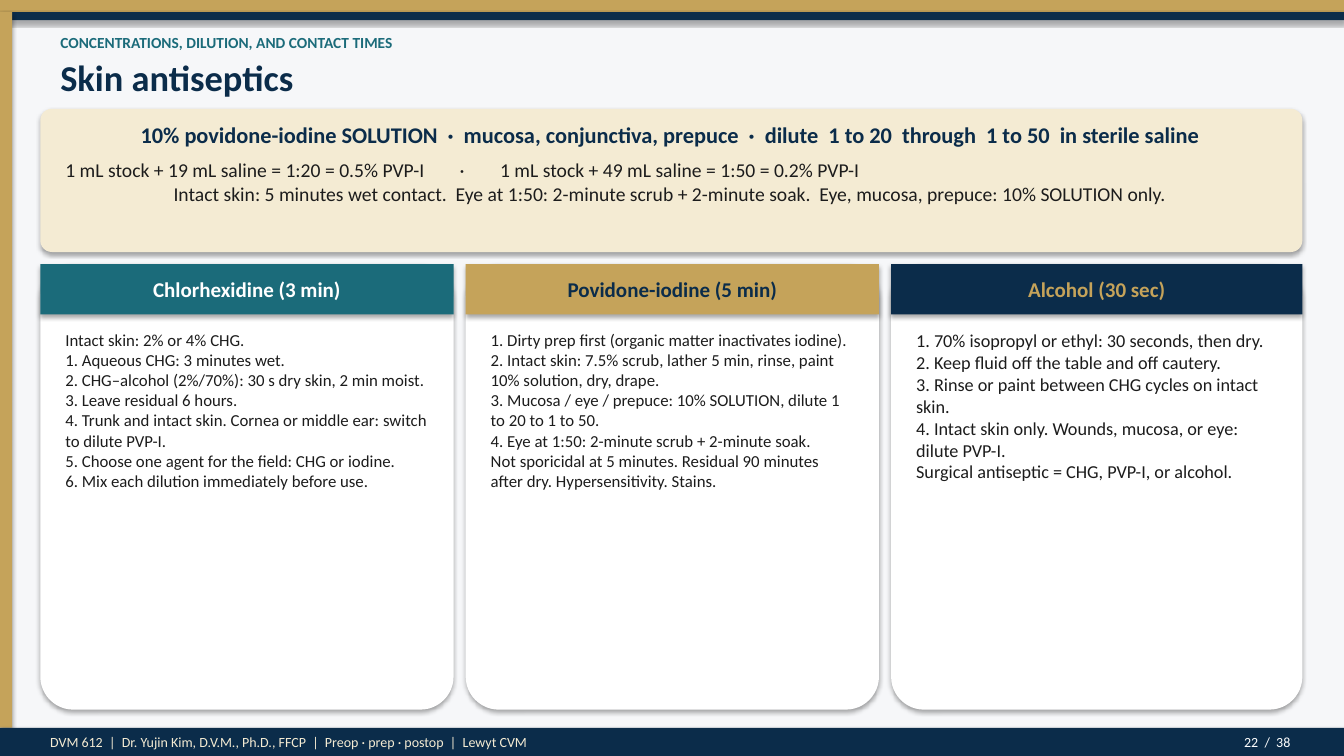
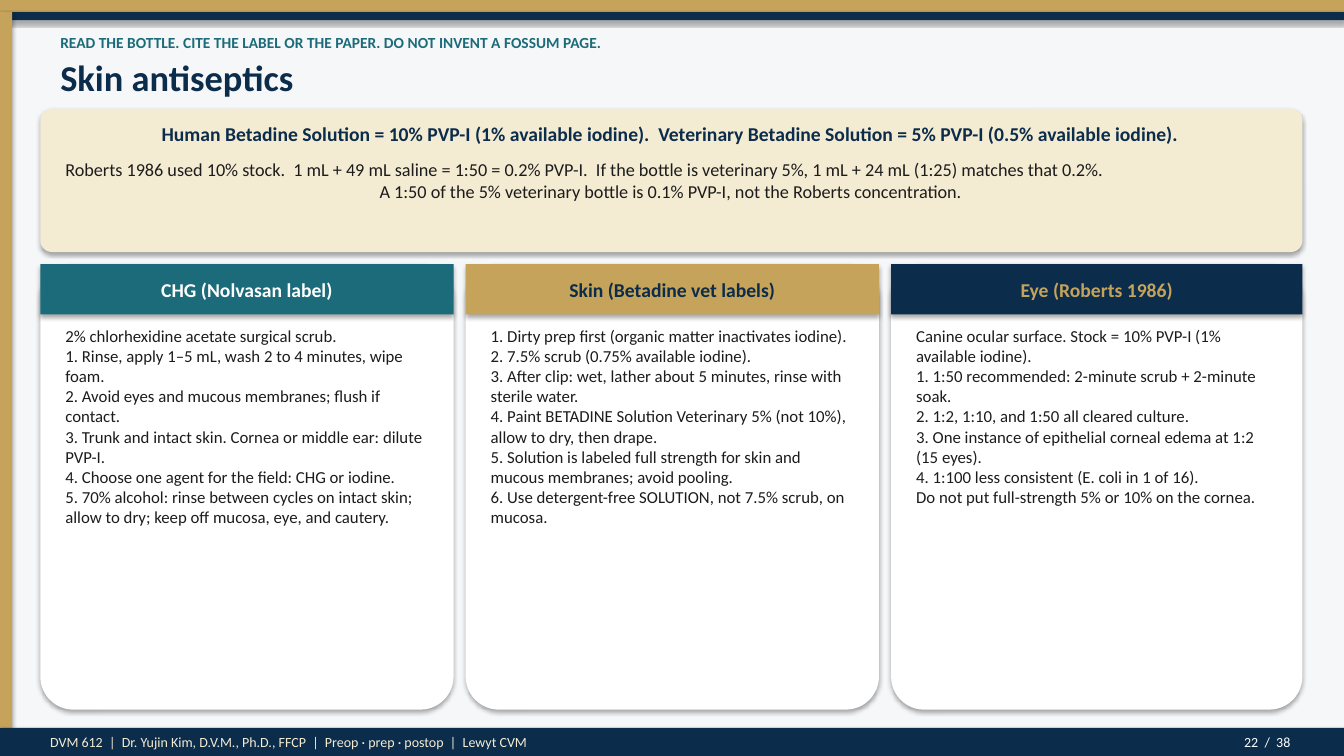
Before and after one commit to drkimvet/happycare, a slide deck: slide 22 of lectures/DVM-612_Week4_Preop_PatientPrep_Postop.pptx. Drawn at 1344x756 pixels with LibreOffice and Linux fonts; fonts in the diff are those of the drawing. Boxes give left, top, right and bottom in pixels: in the first picture for what was removed or moved away, otherwise in the second. Text is boxed around its words. In the diff, an @@ line names an element or a change of style, - is before the commit and + after.

```diff
--- a/lectures/DVM-612_Week4_Preop_PatientPrep_Postop.pptx
+++ b/lectures/DVM-612_Week4_Preop_PatientPrep_Postop.pptx
@@ text at <box>60,38,601,48</box>: text changed @@
-CONCENTRATIONS, DILUTION, AND CONTACT TIMES
+READ THE BOTTLE. CITE THE LABEL OR THE PAPER. DO NOT INVENT A FOSSUM PAGE.
@@ text at <box>162,126,1177,144</box>: text changed; size 16 to 14 pt @@
-10% povidone-iodine SOLUTION · mucosa, conjunctiva, prepuce · dilute 1 to 20 through 1 to 50 in sterile saline
+Human Betadine Solution = 10% PVP-I (1% available iodine). Veterinary Betadine Solution = 5% PVP-I (0.5% available iodine).
@@ text at <box>65,163,1103,201</box>: text changed; size 14 to 13 pt @@
-1 mL stock + 19 mL saline = 1:20 = 0.5% PVP-I · 1 mL stock + 49 mL saline = 1:50 = 0.2% PVP-I
-Intact skin: 5 minutes wet contact. Eye at 1:50: 2-minute scrub + 2-minute soak. Eye, mucosa, prepuce: 10% SOLUTION only.
+Roberts 1986 used 10% stock. 1 mL + 49 mL saline = 1:50 = 0.2% PVP-I. If the bottle is veterinary 5%, 1 mL + 24 mL (1:25) matches that 0.2%.
+A 1:50 of the 5% veterinary bottle is 0.1% PVP-I, not the Roberts concentration.
@@ text at <box>161,282,333,300</box>: text changed; size 15 to 14 pt @@
-Chlorhexidine (3 min)
+CHG (Nolvasan label)
@@ text at <box>569,282,775,300</box>: text changed; size 15 to 14 pt @@
-Povidone-iodine (5 min)
+Skin (Betadine vet labels)
@@ text at <box>1021,282,1173,300</box>: text changed; size 15 to 14 pt @@
-Alcohol (30 sec)
+Eye (Roberts 1986)
@@ text at <box>65,330,422,526</box>: text changed @@
-Intact skin: 2% or 4% CHG.
-1. Aqueous CHG: 3 minutes wet.
-2. CHG–alcohol (2%/70%): 30 s dry skin, 2 min moist.
-3. Leave residual 6 hours.
-4. Trunk and intact skin. Cornea or middle ear: switch to dilute PVP-I.
-5. Choose one agent for the field: CHG or iodine.
-6. Mix each dilution immediately before use.
+2% chlorhexidine acetate surgical scrub.
+1. Rinse, apply 1–5 mL, wash 2 to 4 minutes, wipe foam.
+2. Avoid eyes and mucous membranes; flush if contact.
+3. Trunk and intact skin. Cornea or middle ear: dilute PVP-I.
+4. Choose one agent for the field: CHG or iodine.
+5. 70% alcohol: rinse between cycles on intact skin; allow to dry; keep off mucosa, eye, and cautery.
@@ text at <box>491,330,847,523</box>: text changed @@
-1. Dirty prep first (organic matter inactivates iodine).
-2. Intact skin: 7.5% scrub, lather 5 min, rinse, paint 10% solution, dry, drape.
-3. Mucosa / eye / prepuce: 10% SOLUTION, dilute 1 to 20 to 1 to 50.
-4. Eye at 1:50: 2-minute scrub + 2-minute soak.
-Not sporicidal at 5 minutes. Residual 90 minutes after dry. Hypersensitivity. Stains.
+1. Dirty prep first (organic matter inactivates iodine).
+2. 7.5% scrub (0.75% available iodine).
+3. After clip: wet, lather about 5 minutes, rinse with sterile water.
+4. Paint BETADINE Solution Veterinary 5% (not 10%), allow to dry, then drape.
+5. Solution is labeled full strength for skin and mucous membranes; avoid pooling.
+6. Use detergent-free SOLUTION, not 7.5% scrub, on mucosa.
@@ text at <box>916,330,1255,506</box>: text changed; size 13 to 12 pt @@
-1. 70% isopropyl or ethyl: 30 seconds, then dry.
-2. Keep fluid off the table and off cautery.
-3. Rinse or paint between CHG cycles on intact skin.
-4. Intact skin only. Wounds, mucosa, or eye: dilute PVP-I.
-Surgical antiseptic = CHG, PVP-I, or alcohol.
+Canine ocular surface. Stock = 10% PVP-I (1% available iodine).
+1. 1:50 recommended: 2-minute scrub + 2-minute soak.
+2. 1:2, 1:10, and 1:50 all cleared culture.
+3. One instance of epithelial corneal edema at 1:2 (15 eyes).
+4. 1:100 less consistent (E. coli in 1 of 16).
+Do not put full-strength 5% or 10% on the cornea.
```
Also in this commit, not shown: 9 other slides changed, 4 other files.
